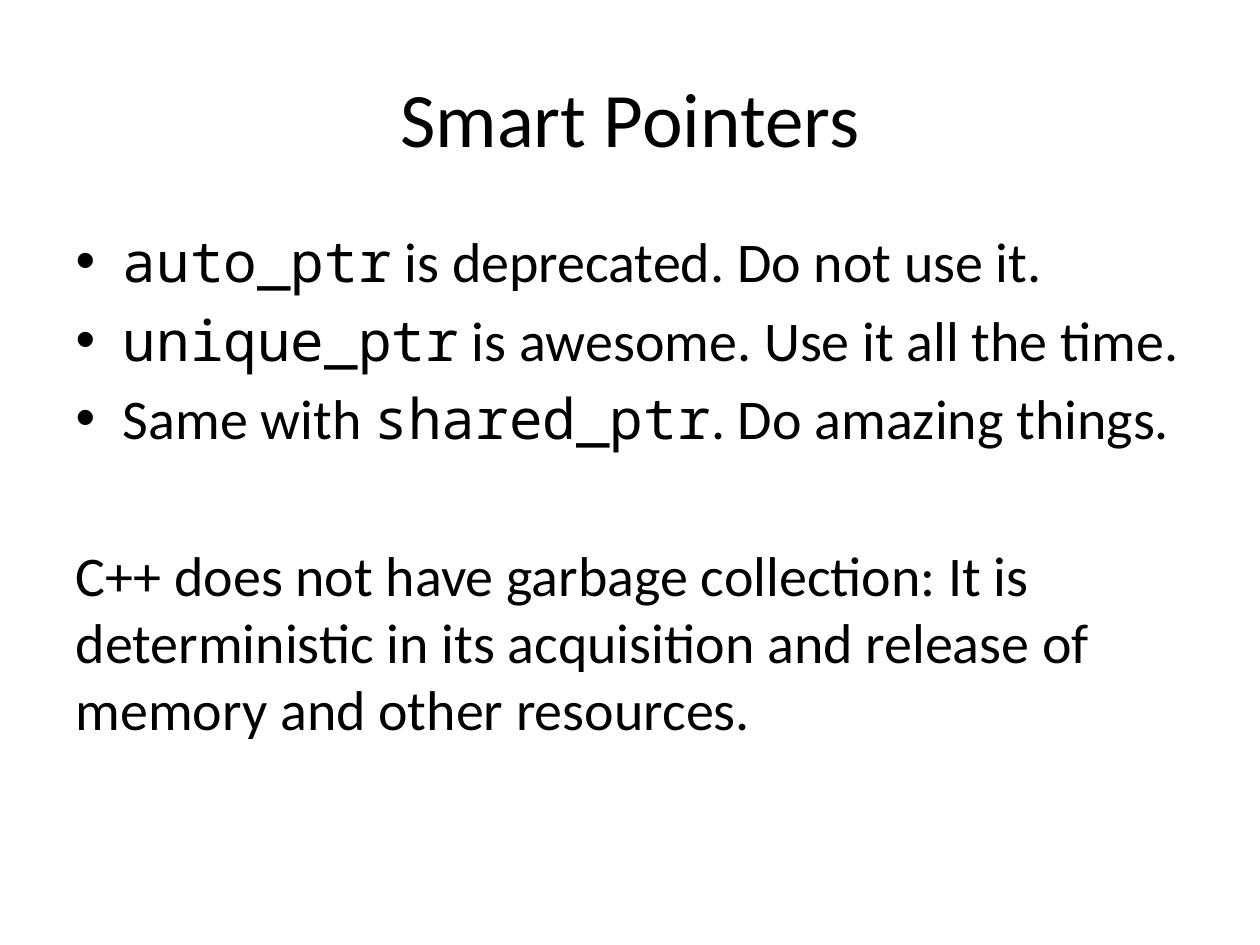
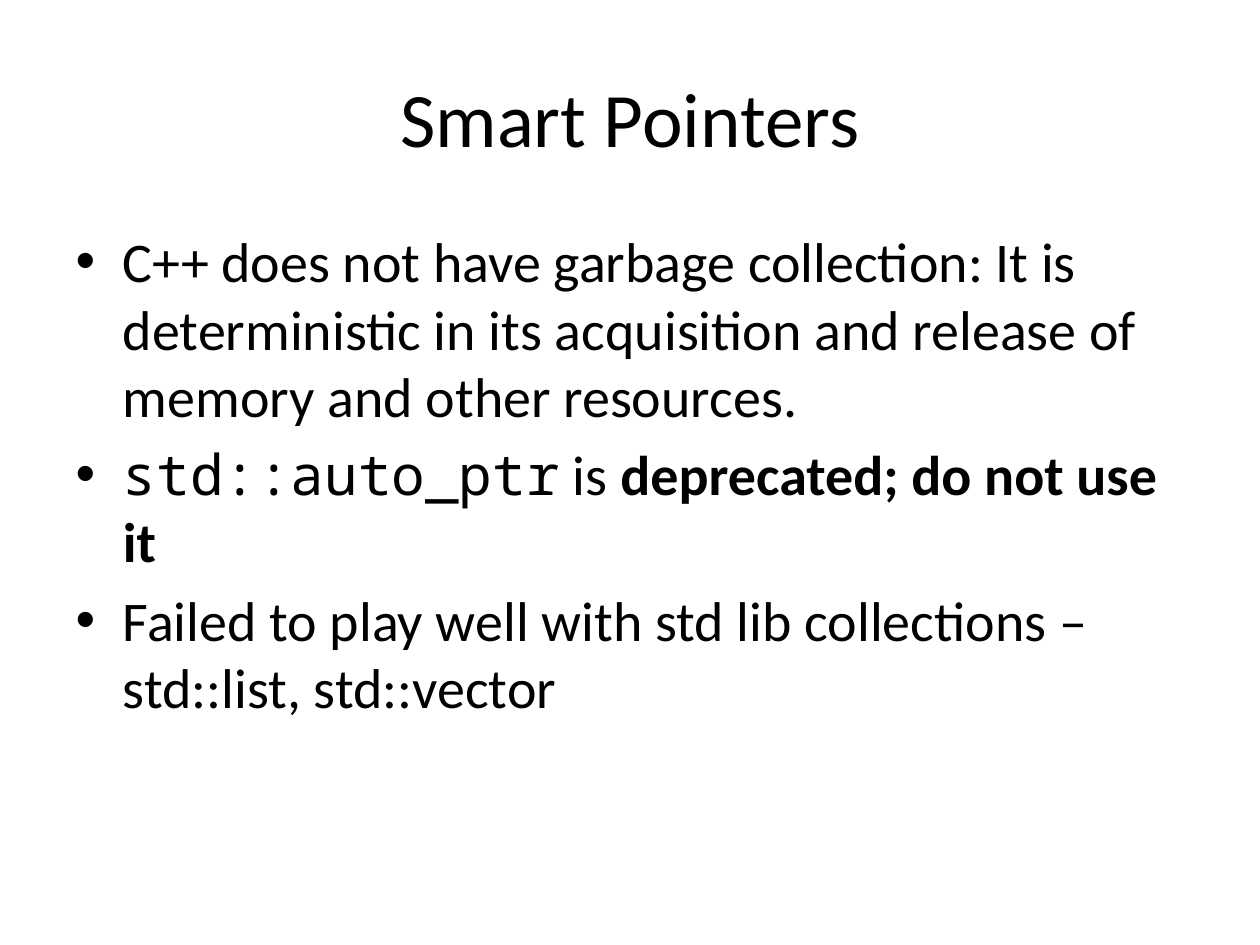
Before and after one commit to fellmad/FunWithCpp11, a slide deck: slide 26 of doc/Fun_with_C++11.pptx. Drawn at 1260x945 pixels with LibreOffice and Linux fonts; fonts in the diff are those of the drawing. Boxes give left, top, right and bottom in pixels: in the first picture for what was removed or moved away, otherwise in the second. Text is boxed around its words. In the diff, an @@ line names an element or a change of style, - is before the commit and + after.

Commit message:
unique_ptr

```diff
--- a/doc/Fun_with_C++11.pptx
+++ b/doc/Fun_with_C++11.pptx
@@ text at (123,243,1179,453): paragraphs removed @@
-• auto_ptr is deprecated. Do not use it.
-• unique_ptr is awesome. Use it all the time.
-• Same with shared_ptr. Do amazing things.
@@ text at (123,243,1136,426): bullet none to • @@
@@ text at (123,452,1157,715): paragraphs added @@
+• std::auto_ptr is deprecated; do not use it
+• Failed to play well with std lib collections – std::list, std::vector
```
Also in this commit, not shown: 2 slides added, 8 other files.
